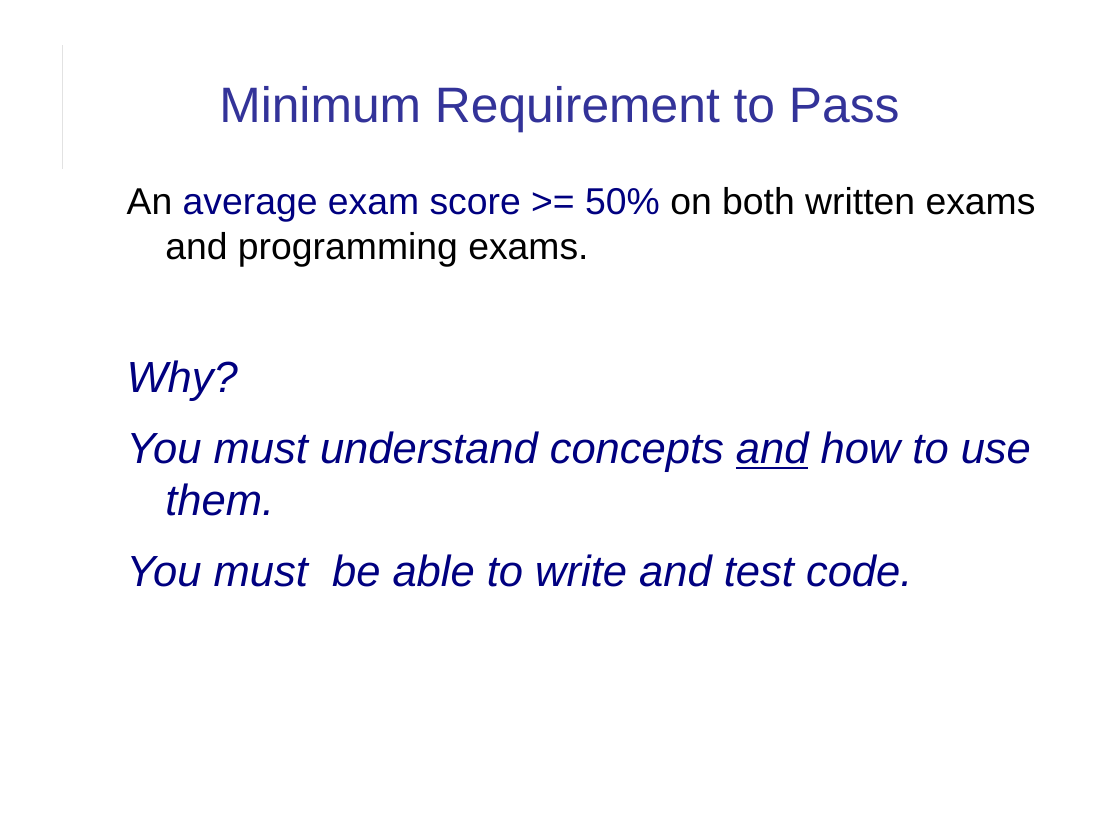
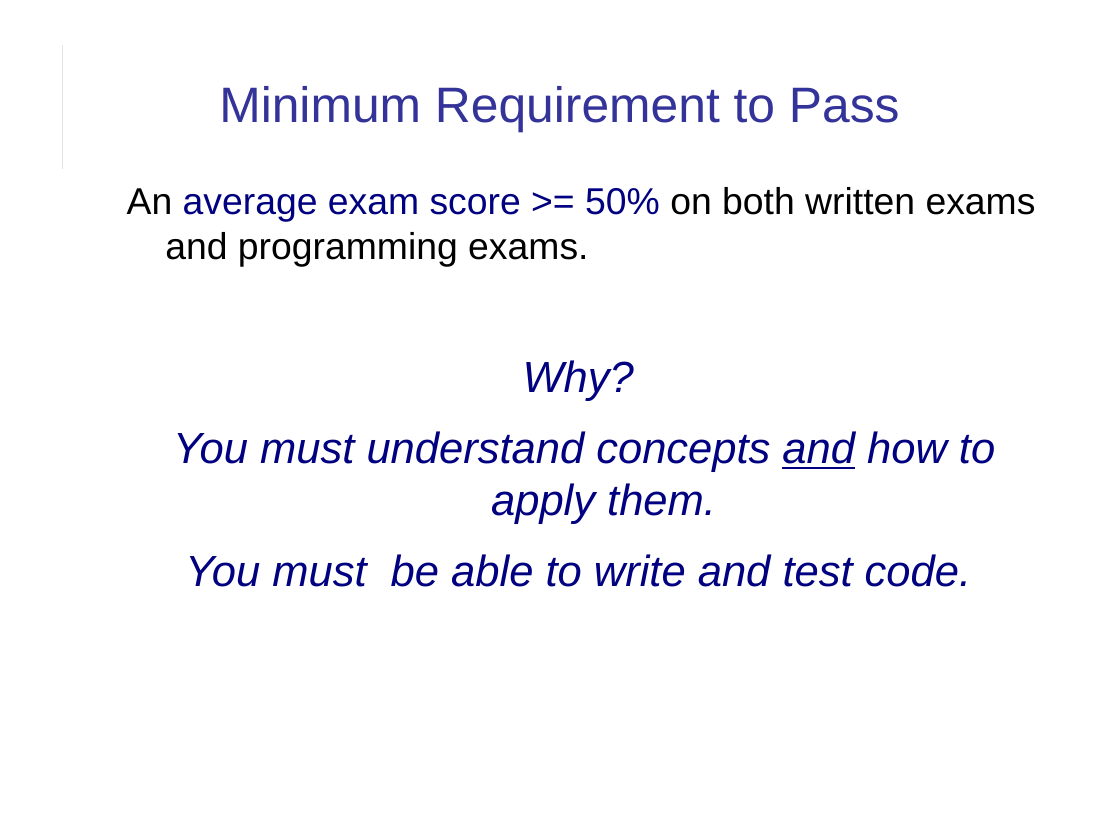
Before and after one commit to cpske/ISP, a slide deck: slide 13 of introduction/Introduction-to-Course.pptx. Drawn at 1120x840 pixels with LibreOffice and Linux fonts; fonts in the diff are those of the drawing. Boxes give left, top, right and bottom in pixels: in the first picture for what was removed or moved away, otherwise in the second. Text is boxed around its words. In the diff, an @@ line names an element or a change of style, - is before the commit and + after.

Commit message:
correct format and improve wording in course intro presentation

```diff
--- a/introduction/Introduction-to-Course.pptx
+++ b/introduction/Introduction-to-Course.pptx
@@ text at [127, 187, 1036, 587]: list level 2 to 1 in "An average exam score >= ..."; alignment left to centre @@
@@ text at [173, 431, 995, 524]: text changed @@
-You must understand concepts and how to use them.
+You must understand concepts and how to apply them.
```
Also in this commit, not shown: 10 other slides changed, 1 other file.
